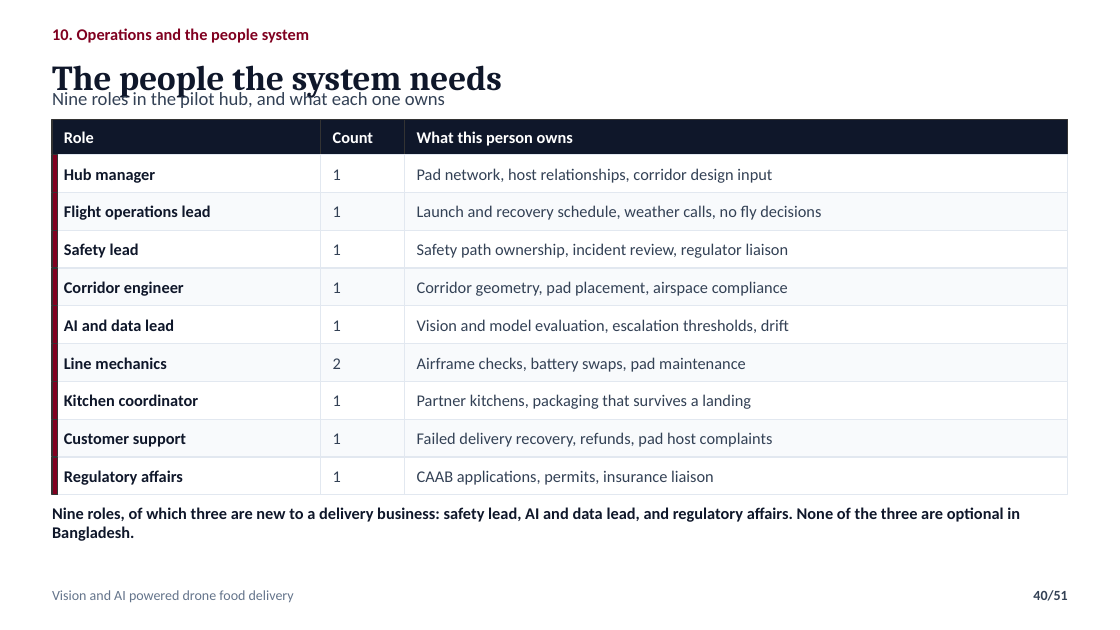
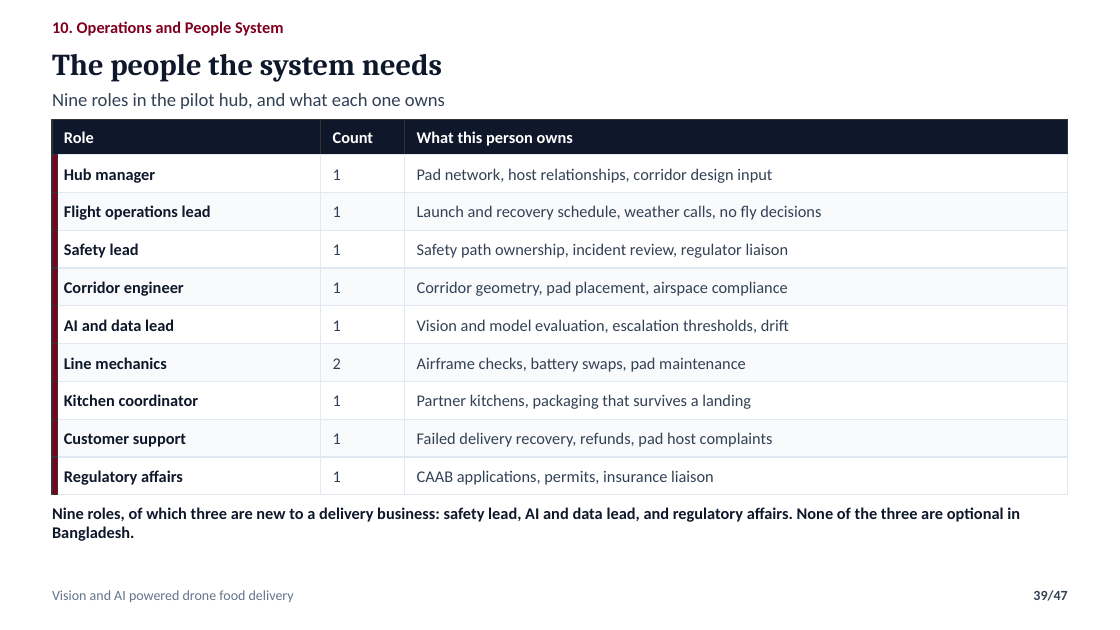
Before and after one commit to nafiskabbo/presentation-hum, a slide deck: slide 39 of output/AeroSetu_Group_Presentation-v1.pptx (slide 40 before the commit). Drawn at 1120x630 pixels with LibreOffice and Linux fonts; fonts in the diff are those of the drawing. Boxes give left, top, right and bottom in pixels: in the first picture for what was removed or moved away, otherwise in the second. Text is boxed around its words. In the diff, an @@ line names an element or a change of style, - is before the commit and + after.

```diff
--- a/output/AeroSetu_Group_Presentation-v1.pptx
+++ b/output/AeroSetu_Group_Presentation-v1.pptx
@@ text at [52,21,284,36]: text changed @@
-10. Operations and the people system
+10. Operations and People System
@@ text "The people the system needs": place and size @@
-text "The people the system needs" at [52,65,502,98]
+text "The people the system needs" at [52,54,442,81]
@@ text "The people the system needs" at [52,54,442,81]: size 30 to 26 pt @@
@@ page number at [1033,590,1067,601]: text changed @@
-40/51
+39/47
```
Also in this commit, not shown: 44 other slides changed, 1 slide added, 5 slides removed, 3 other files.
